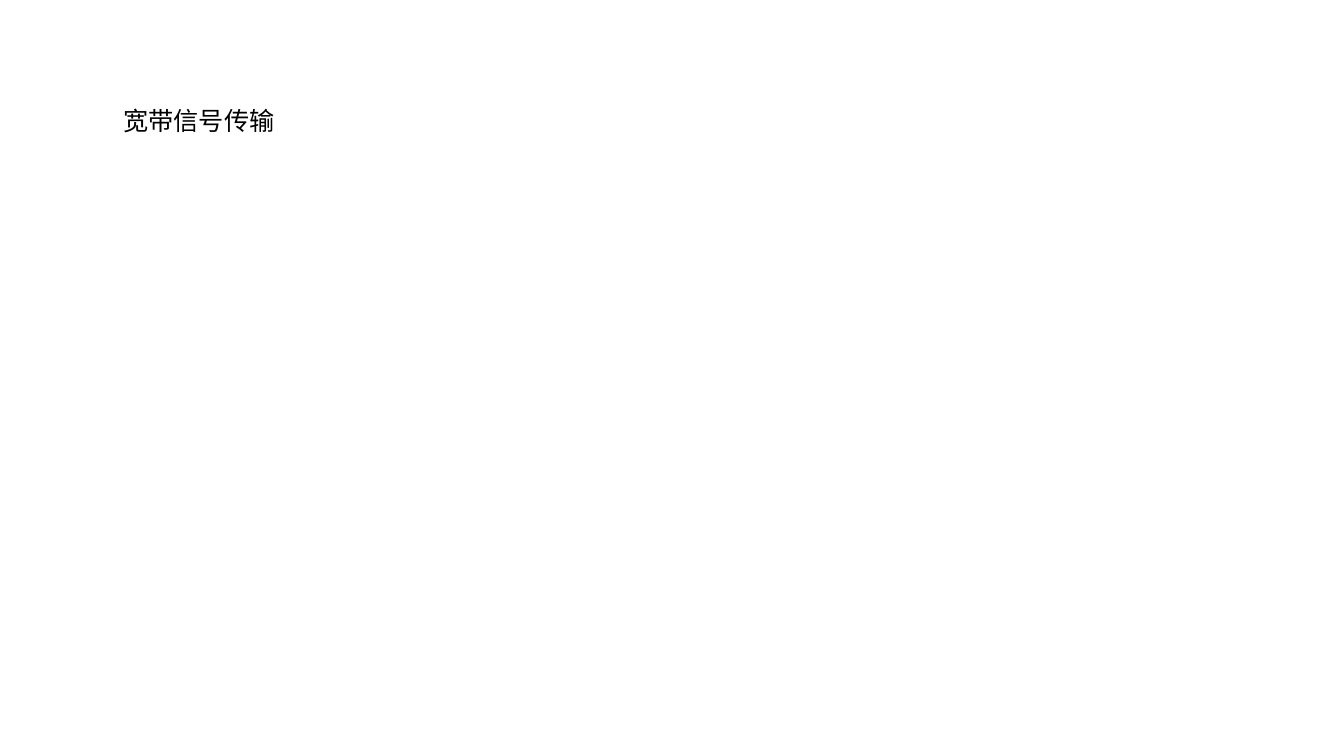
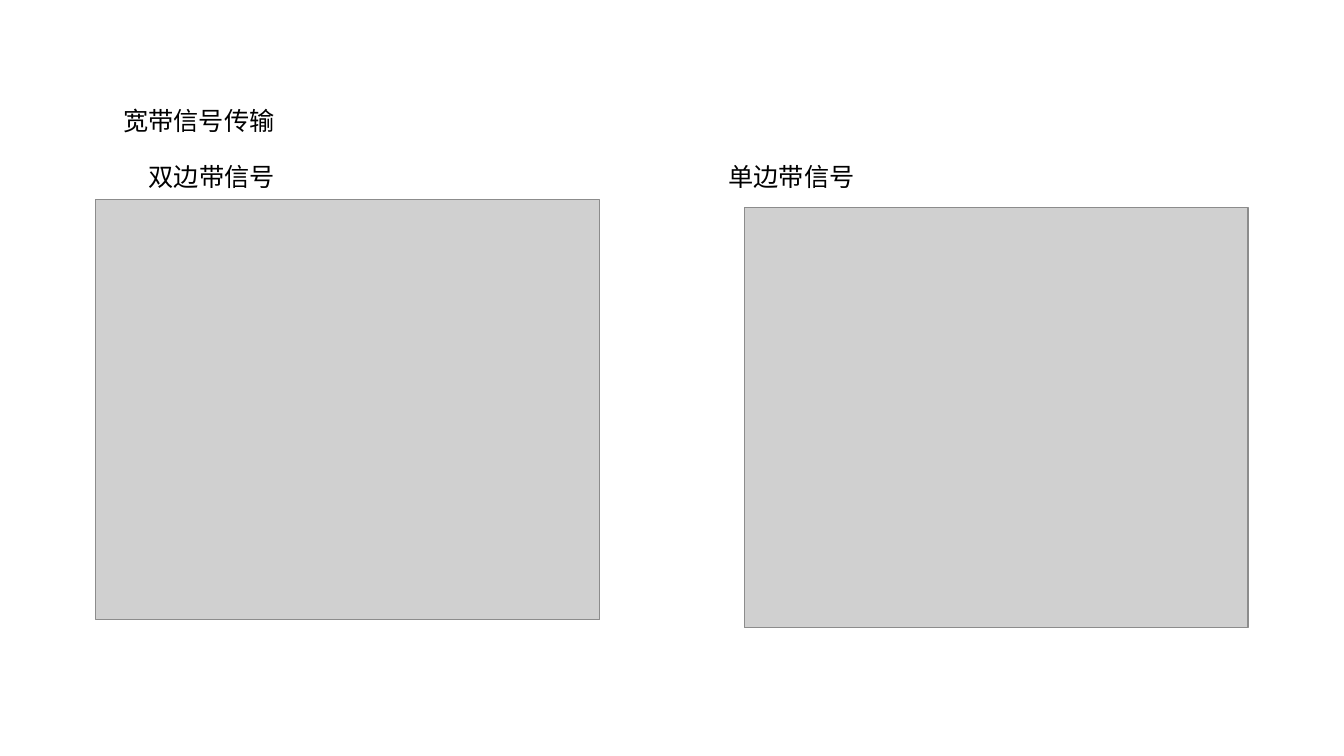
Before and after one commit to dadaguai007/KK, a slide deck: slide 17 of Note/图片存储.pptx (slide 12 before the commit). Drawn at 1344x756 pixels with LibreOffice and Linux fonts; fonts in the diff are those of the drawing; grey boxes stand for pictures. Boxes give left, top, right and bottom in pixels: in the first picture for what was removed or moved away, otherwise in the second. Text is boxed around its words. In the diff, an @@ line names an element or a change of style, - is before the commit and + after.

```diff
--- a/Note/图片存储.pptx
+++ b/Note/图片存储.pptx
@@ text added at <box>149,165,275,188</box>, 18 pt, text #000000 @@
+双边带信号
@@ text added at <box>728,165,854,188</box>, 18 pt, text #000000 @@
+单边带信号
@@ picture added at <box>96,200,600,620</box> @@
@@ picture added at <box>744,208,1248,628</box> @@
```
Also in this commit, not shown: 2 other slides changed, 7 slides added, 5 other files.
